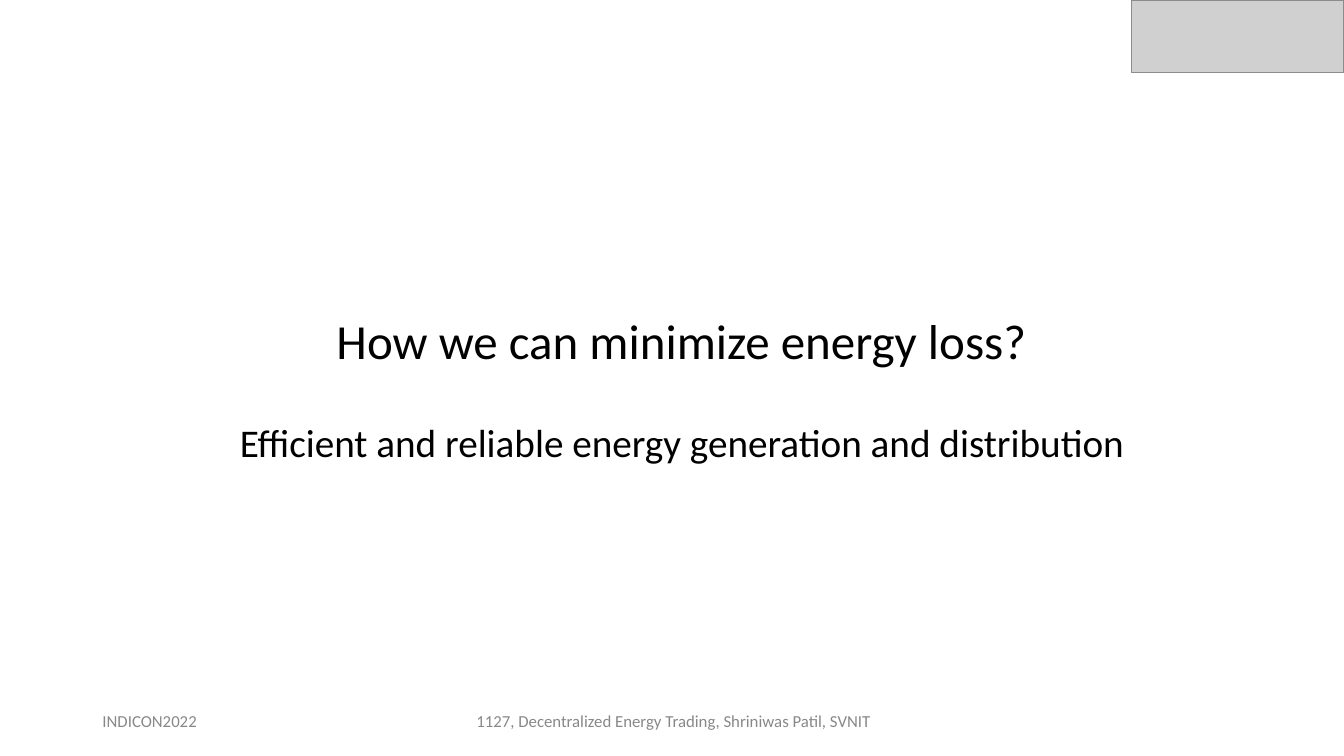
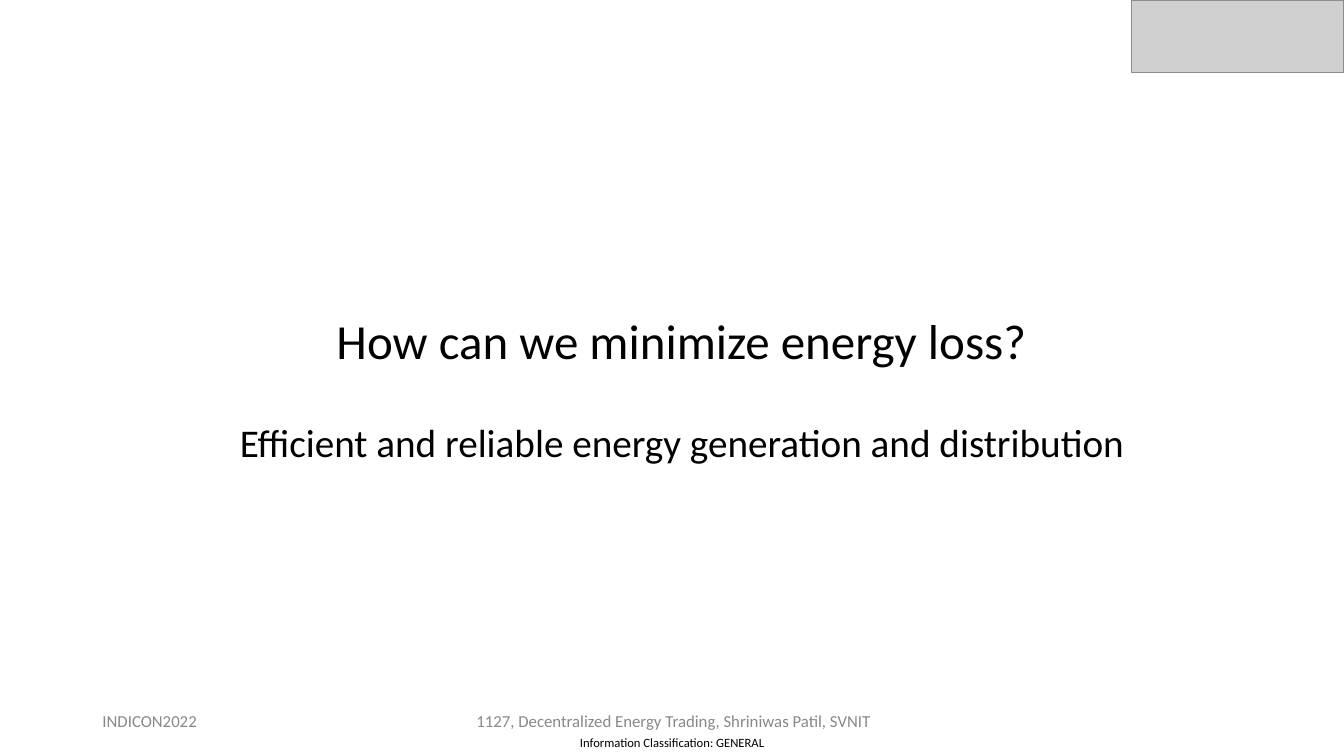
Before and after one commit to mbhatti20/portfolio, a slide deck: slide 7 of Paper ID - 1127 INDICON 2022 Presentation Slides (2).pptx (slide 8 before the commit). Drawn at 1344x756 pixels with LibreOffice and Linux fonts; fonts in the diff are those of the drawing; grey boxes stand for pictures. Boxes give left, top, right and bottom in pixels: in the first picture for what was removed or moved away, otherwise in the second. Text is boxed around its words. In the diff, an @@ line names an element or a change of style, - is before the commit and + after.

```diff
--- a/Paper ID - 1127 INDICON 2022 Presentation Slides (2).pptx
+++ b/Paper ID - 1127 INDICON 2022 Presentation Slides (2).pptx
@@ text at [336,325,1026,368]: text changed @@
-How we can minimize energy loss?
+How can we minimize energy loss?
@@ text added at [580,738,764,747], 9 pt, text #000000 @@
+Information Classification: GENERAL
```
Also in this commit, not shown: 33 other slides changed, 1 slide added, 1 slide removed, 1 other file.
